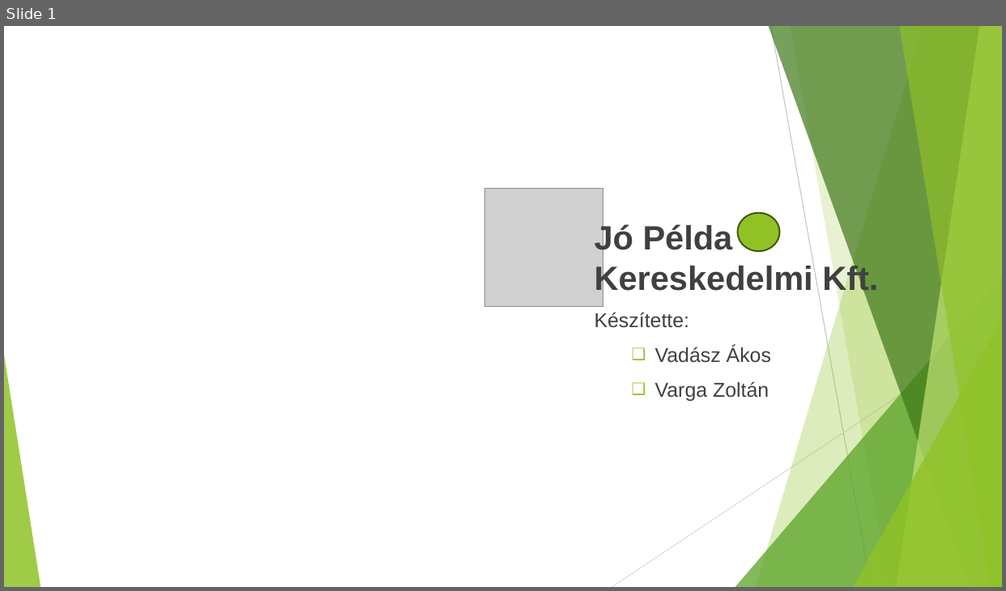
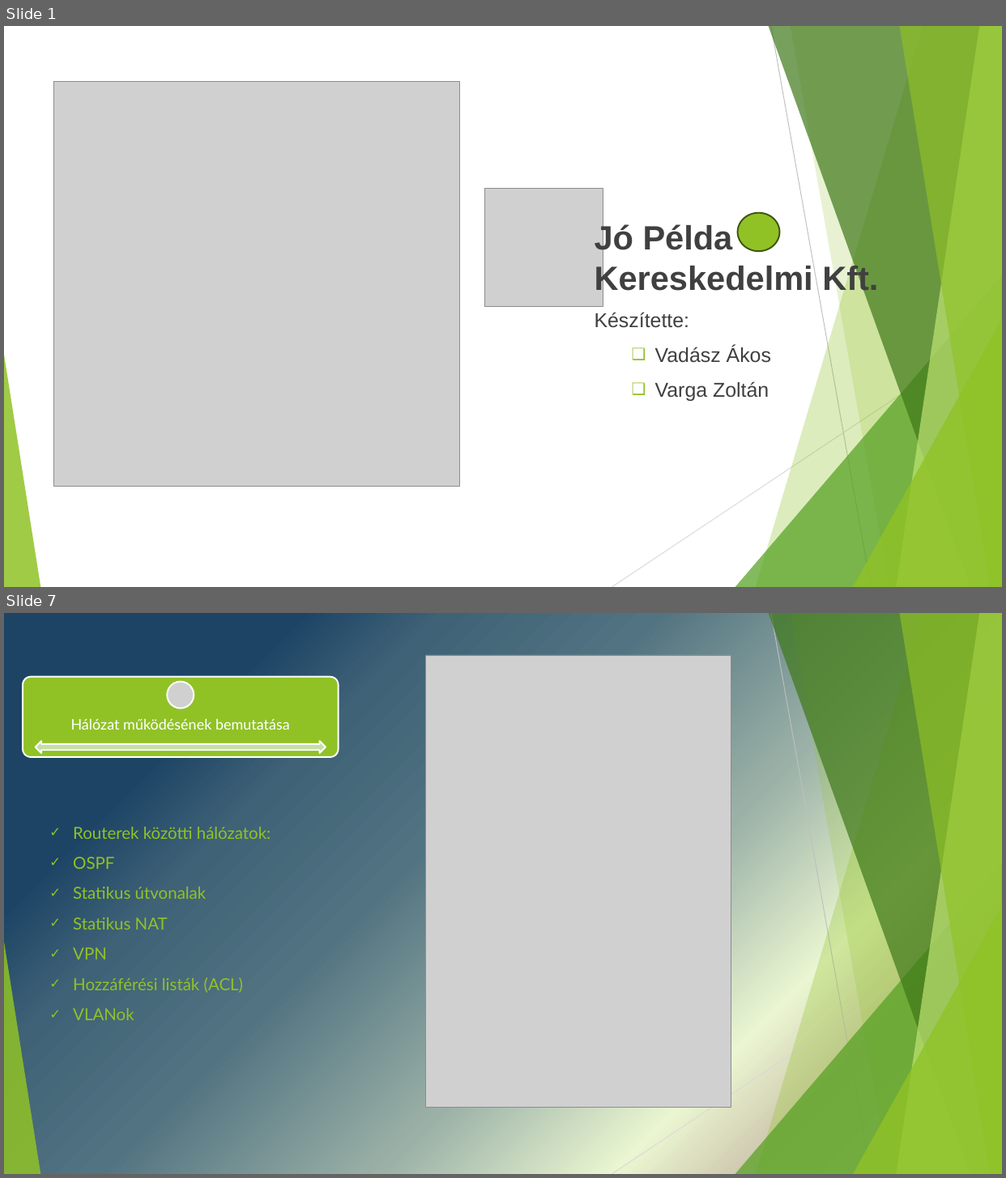
Before and after one commit to hmli83/414, a slide deck: Project_prezentacio.pptx. Shown one above the other, each under a label of ours: slide 1 before the commit, slides 1 and 7 after it; the slides between them are not shown. The pictures are 1006x591 and 1006x1178 pixels, drawn with LibreOffice and Linux fonts; fonts in the diff are those of the drawing; grey boxes stand for pictures. Boxes give left, top, right and bottom in pixels: in the first picture for what was removed or moved away, otherwise in the second. Text is boxed around its words. In the diff, an @@ line names an element or a change of style, - is before the commit and + after.

```diff
--- a/Project_prezentacio.pptx
+++ b/Project_prezentacio.pptx
@@ slide 7 added at (x1=4, y1=613, x2=1002, y2=1174), background gradient #1D4465 to #3F6277 to #527381 to #9BB1A7 to #EAF6D1 to #D0CAB0 to #E0DCCA; not listed: 10 template elements that a slide beside it also shows @@
@@ picture added at (x1=425, y1=655, x2=731, y2=1108) @@
@@ group added at (x1=23, y1=677, x2=339, y2=756): 1 rounded rectangle, 1 text, 1 picture, 1 left right arrow @@
+Hálózat működésének bemutatása
@@ text added at (x1=73, y1=827, x2=270, y2=1020), 16 pt, text #90C226 @@
+✓ Routerek közötti hálózatok:
+✓ OSPF
+✓ Statikus útvonalak
+✓ Statikus NAT
+✓ VPN
+✓ Hozzáférési listák (ACL)
+✓ VLANok
@@ slide 1 changed as well @@
@@ picture added at (x1=54, y1=81, x2=460, y2=487) @@
```
Also in this commit, not shown: 1 other slide changed, 9 other slides added, 1 slide removed.
